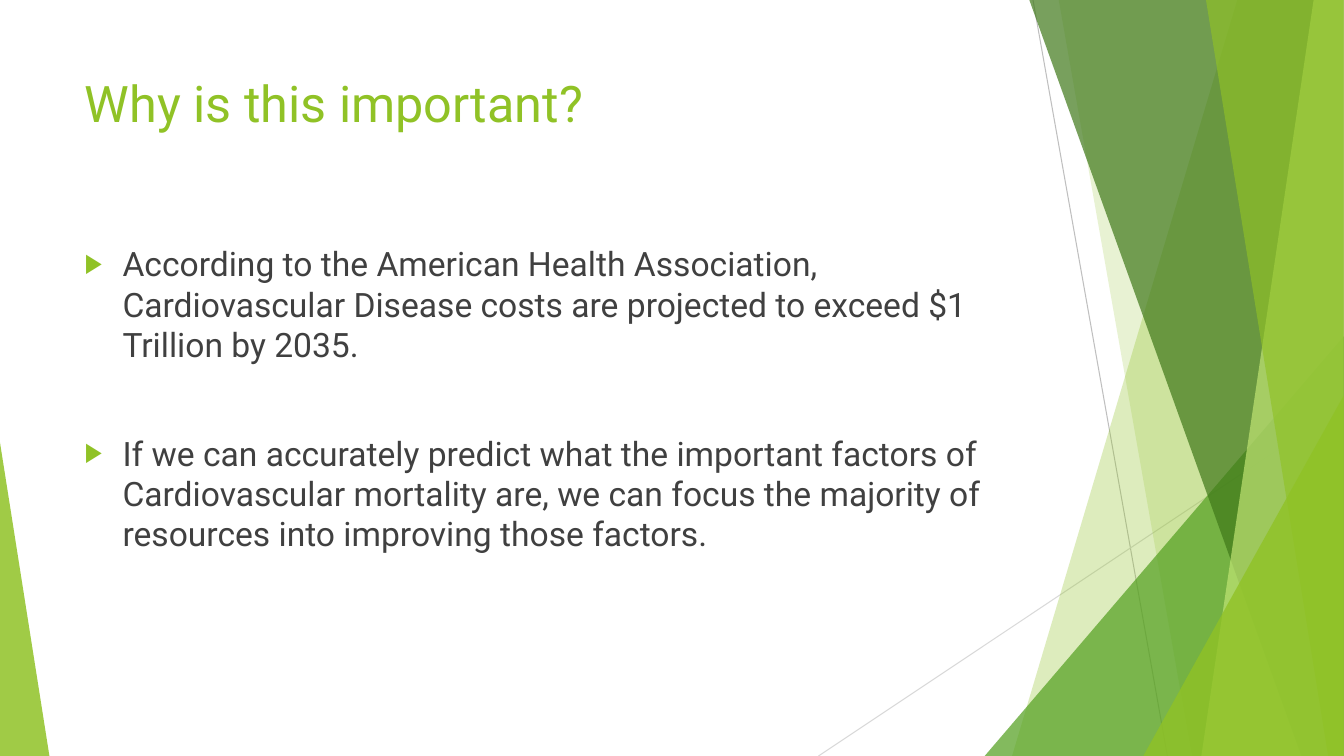
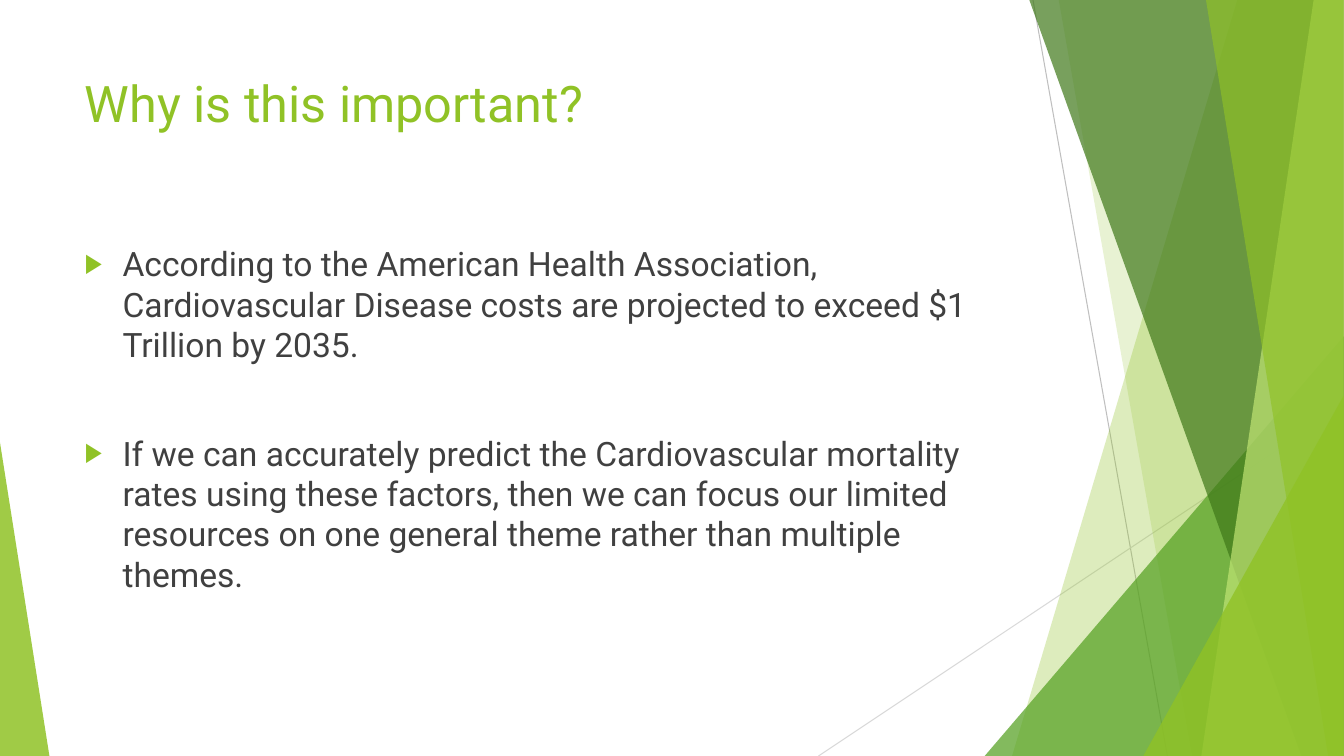
Before and after one commit to littlesiagoy/Springboard-Capstone-1, a slide deck: slide 4 of Capstone 1 Slidedeck.pptx. Drawn at 1344x756 pixels with LibreOffice and Linux fonts; fonts in the diff are those of the drawing. Boxes give left, top, right and bottom in pixels: in the first picture for what was removed or moved away, otherwise in the second. Text is boxed around its words. In the diff, an @@ line names an element or a change of style, - is before the commit and + after.

```diff
--- a/Capstone 1 Slidedeck.pptx
+++ b/Capstone 1 Slidedeck.pptx
@@ text at (123, 440, 959, 588): text changed @@
-▶ If we can accurately predict what the important factors of Cardiovascular mortality are, we can focus the majority of resources into improving those factors.
+▶ If we can accurately predict the Cardiovascular mortality rates using these factors, then we can focus our limited resources on one general theme rather than multiple themes.
```
Also in this commit, not shown: 11 other slides changed, 5 slides added, 4 slides removed, 18 other files.
